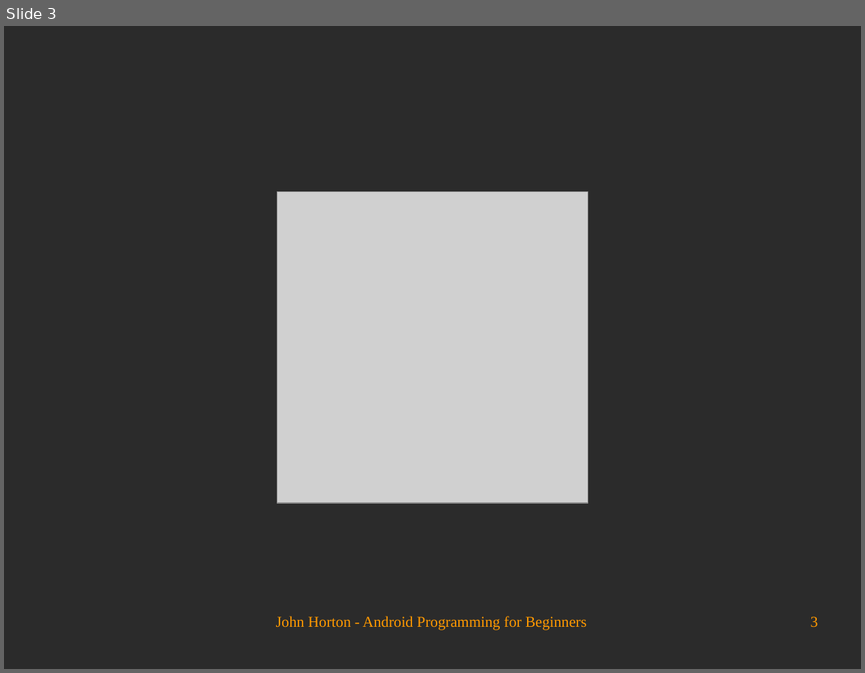
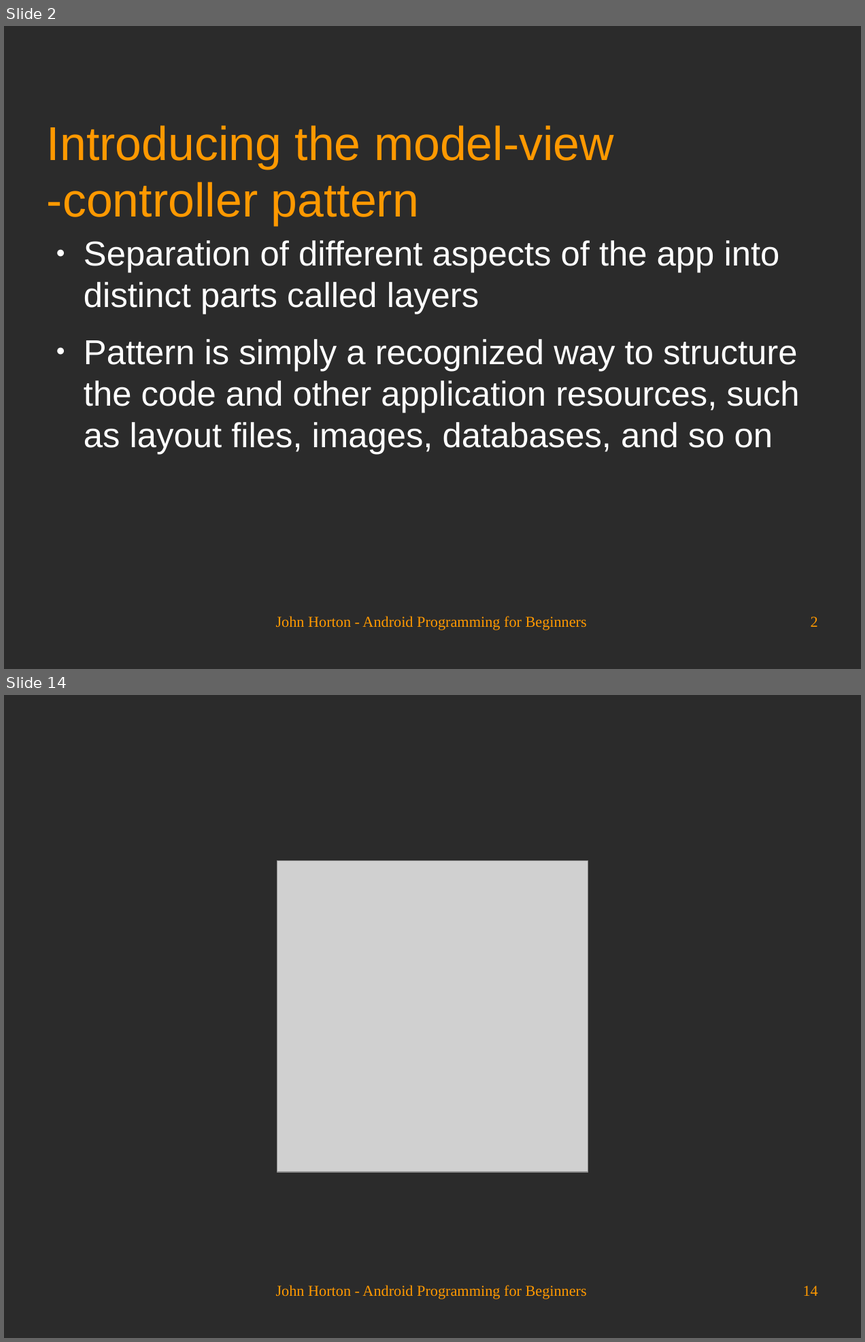
Before and after one commit to Academy-Soft-Intellect/Android-Programming-for-Beginners, a slide deck: 18_Design_Patterns_Fragments_and_the_Real_World.odp. Shown one above the other, each under a label of ours: slide 3 before the commit, slides 2 and 14 after it; the slides between them are not shown. The pictures are 865x673 and 865x1342 pixels, drawn with LibreOffice and Linux fonts; fonts in the diff are those of the drawing; grey boxes stand for pictures; background and template pictures are left out; a plain dark background stands for a picture behind light text. Boxes give left, top, right and bottom in pixels: in the first picture for what was removed or moved away, otherwise in the second. Text is boxed around its words. In the diff, an @@ line names an element or a change of style, - is before the commit and + after.

```diff
--- a/18_Design_Patterns_Fragments_and_the_Real_World.odp
+++ b/18_Design_Patterns_Fragments_and_the_Real_World.odp
@@ slide 2 added at (4, 26, 861, 669), background picture (left out) @@
@@ title added at (47, 125, 614, 226), 44 pt, text #FF9900 @@
+Introducing the model-view -controller pattern
@@ text added at (84, 240, 799, 454), 32 pt, text #FFFFFF @@
+● Separation of different aspects of the app into distinct parts called layers
+● Pattern is simply a recognized way to structure the code and other application resources, such as layout files, images, databases, and so on
@@ text added at (276, 616, 587, 630), 14 pt, text #FF9900 @@
+John Horton - Android Programming for Beginners
@@ page number added at (810, 616, 818, 626), 14 pt, text #FF9900 @@
+2
@@ what was slide 3 is now slide 14 @@
@@ page number at (803, 1285, 818, 1295): text changed @@
-3
+14
```
Also in this commit, not shown: 2 slides changed, 10 other slides added.
